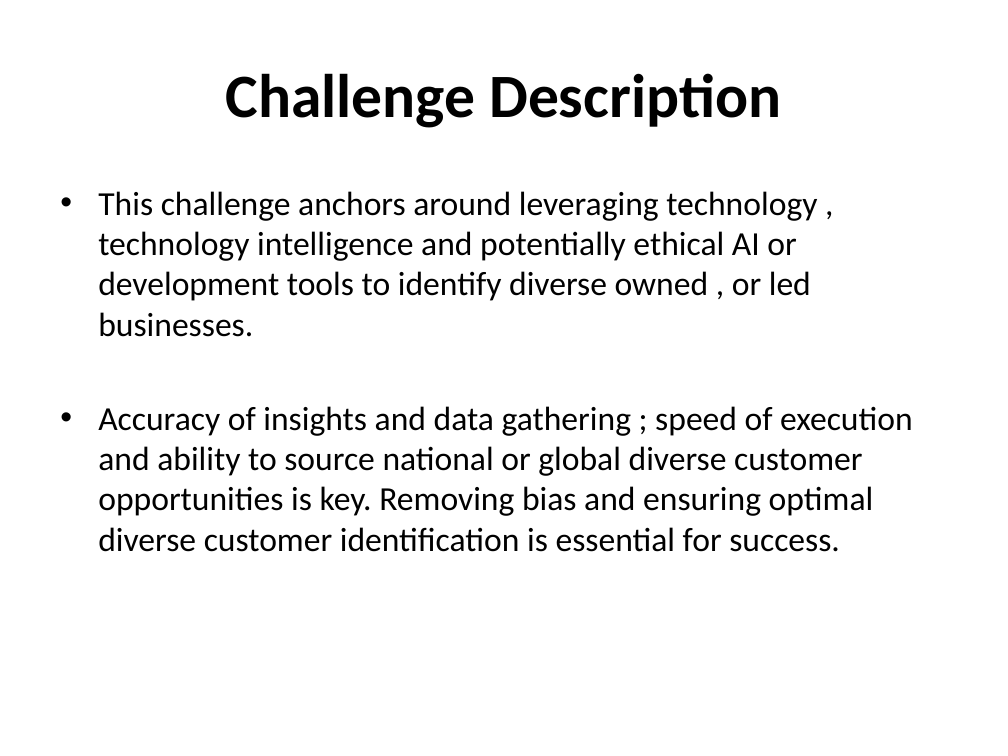
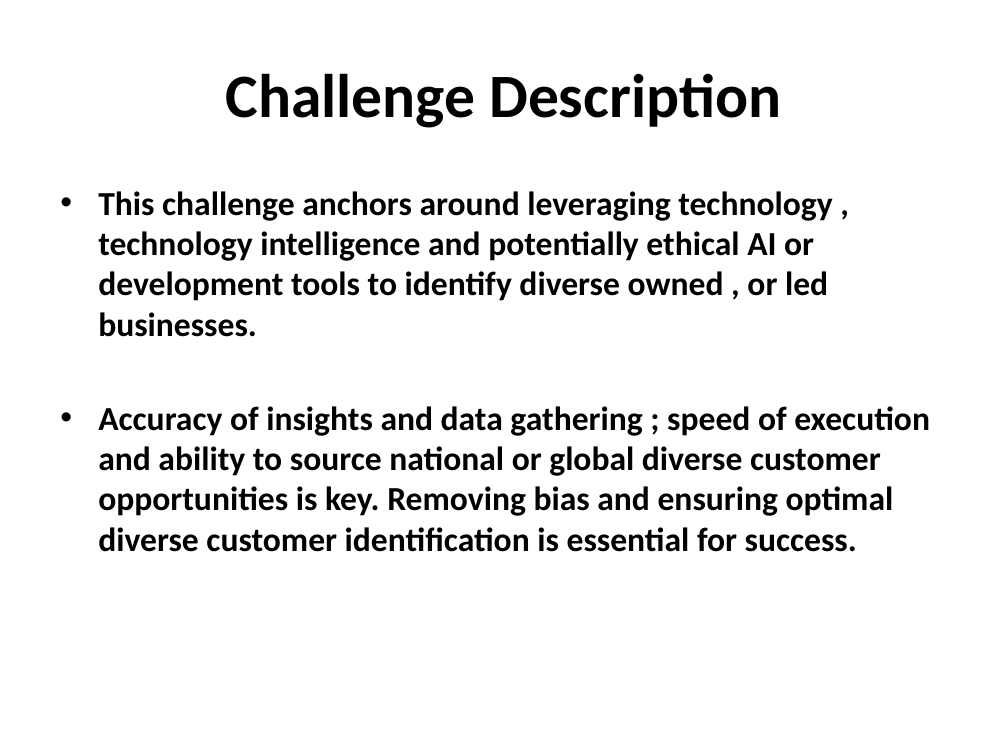
Before and after one commit to diggersdata/TeamDocuments, a slide deck: slide 5 of Hackathon_UserStories.pptx. Drawn at 1008x756 pixels with LibreOffice and Linux fonts; fonts in the diff are those of the drawing; background and template pictures are left out. Boxes give left, top, right and bottom in pixels: in the first picture for what was removed or moved away, otherwise in the second. Text is boxed around its words. In the diff, an @@ line names an element or a change of style, - is before the commit and + after.

```diff
--- a/Hackathon_UserStories.pptx
+++ b/Hackathon_UserStories.pptx
@@ text "This challenge anchors around leveraging ..." at box(98, 191, 930, 552): bold on @@
```
Also in this commit, not shown: 3 other slides changed.
